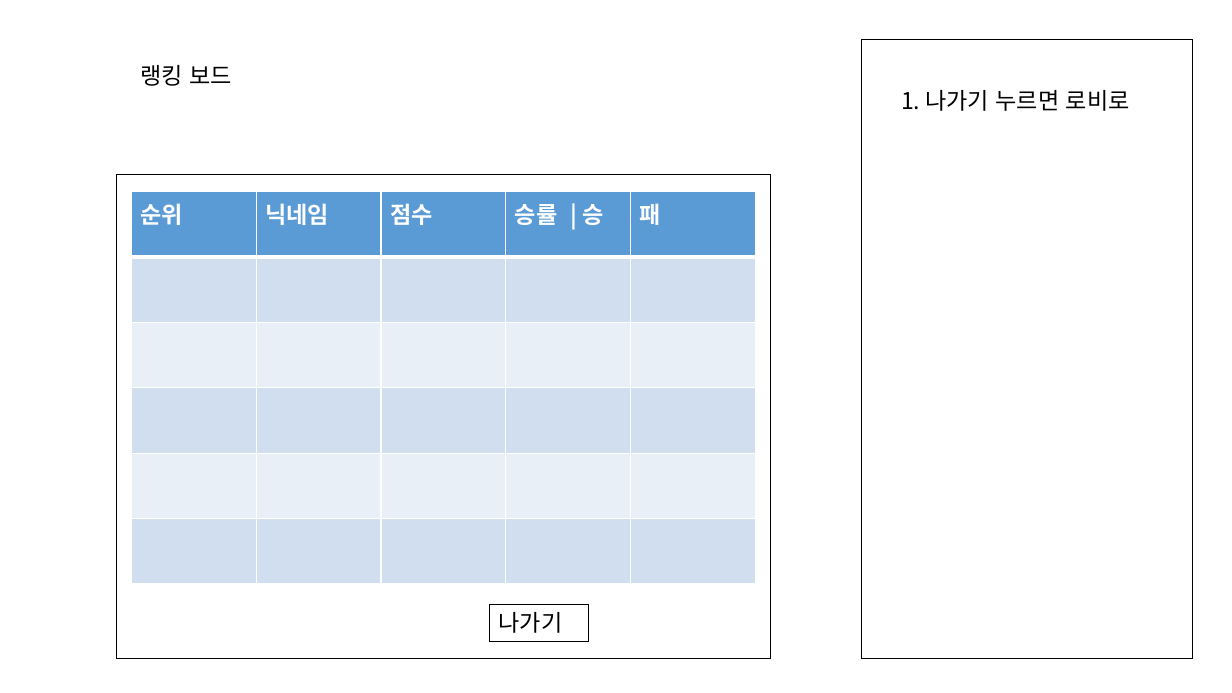
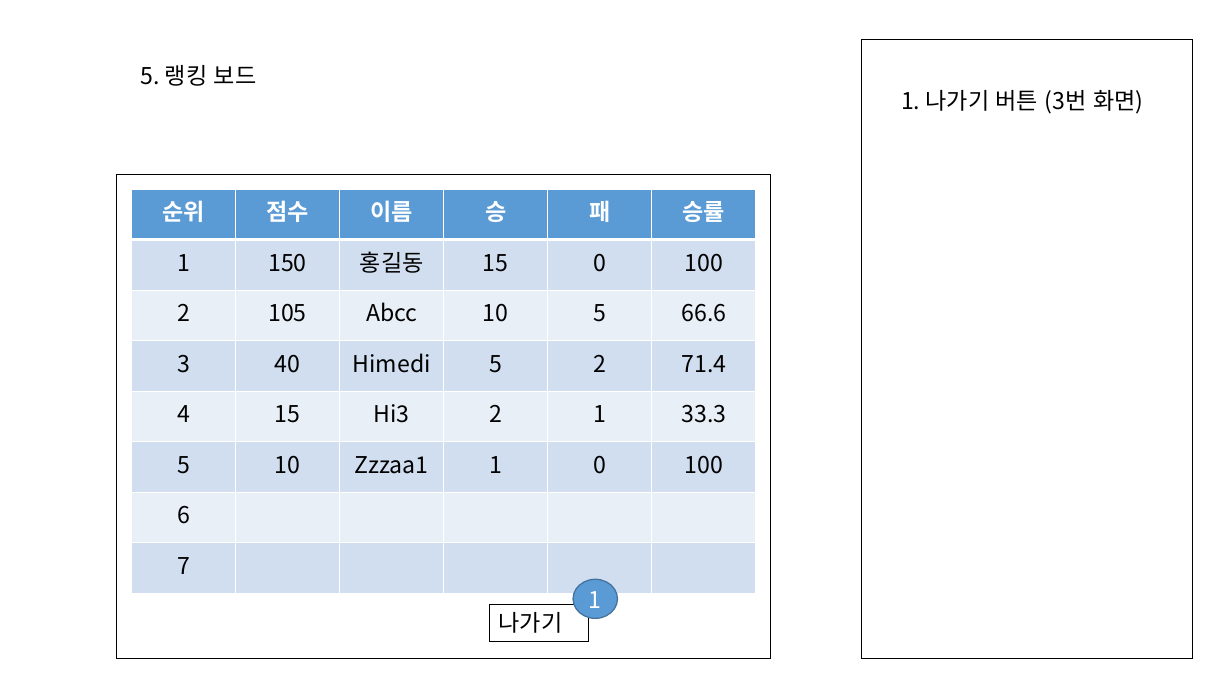
Before and after one commit to Hernameis/rockSissorsPaper_Online, a slide deck: slide 11 of StoryBoard.pptx (slide 8 before the commit). Drawn at 1232x693 pixels with LibreOffice and Linux fonts; fonts in the diff are those of the drawing. Boxes give left, top, right and bottom in pixels: in the first picture for what was removed or moved away, otherwise in the second. Text is boxed around its words. In the diff, an @@ line names an element or a change of style, - is before the commit and + after.

```diff
--- a/StoryBoard.pptx
+++ b/StoryBoard.pptx
@@ text at (x1=141, y1=65, x2=257, y2=86): text changed @@
-랭킹 보드
+5. 랭킹 보드
@@ text at (x1=901, y1=90, x2=1143, y2=114): text changed @@
-1. 나가기 누르면 로비로
+1. 나가기 버튼 (3번 화면)
@@ table at (x1=131, y1=189, x2=758, y2=594) @@
-순위 | 닉네임 | 점수 | 승률 | 승 | 패
- |  |  |  | 
- |  |  |  | 
- |  |  |  | 
- |  |  |  | 
- |  |  |  | 
+순위 | 점수 | 이름 | 승 | 패 | 승률
+1 | 150 | 홍길동 | 15 | 0 | 100
+2 | 105 | Abcc | 10 | 5 | 66.6
+3 | 40 | Himedi | 5 | 2 | 71.4
+4 | 15 | Hi3 | 2 | 1 | 33.3
+5 | 10 | Zzzaa1 | 1 | 0 | 100
+6 |  |  |  |  | 
+7 |  |  |  |  | 
@@ ellipse added at (x1=573, y1=579, x2=617, y2=618), fill #5B9BD5, outline #43739E 1 pt, 18 pt, text #FFFFFF @@
+1
```
Also in this commit, not shown: 5 other slides changed, 5 slides added, 8 slides removed, 20 other files.
